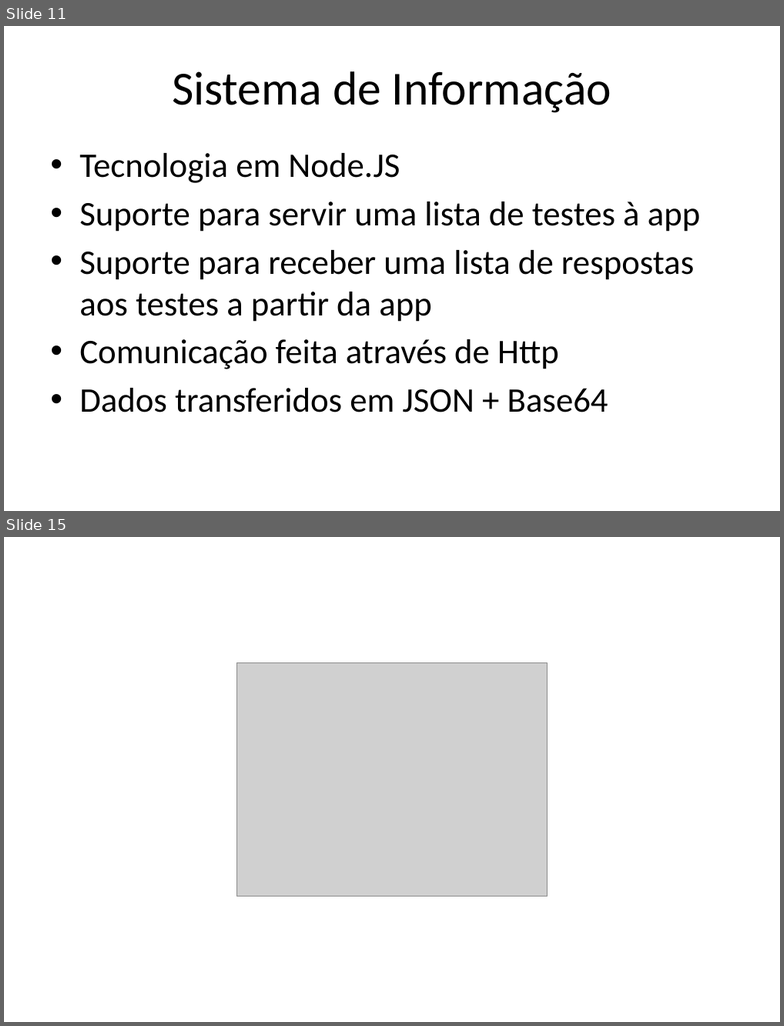
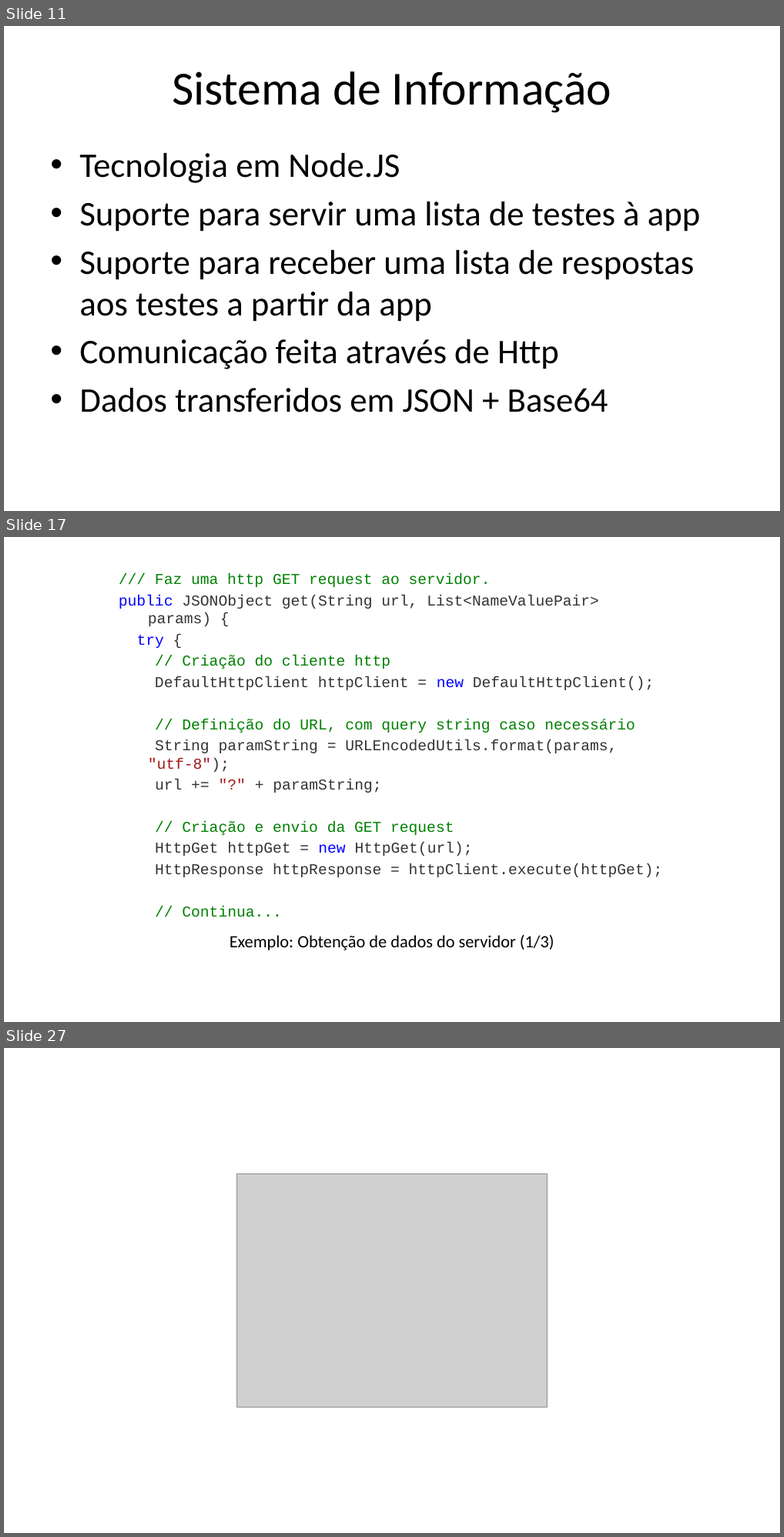
Before and after one commit to iptomar/letrinhas_si, a slide deck: Apresentacoes/v01.pptx. Shown one above the other, each under a label of ours: slides 11 and 15 before the commit, slides 11, 17 and 27 after it; the slides between them are not shown. The pictures are 784x1026 and 784x1537 pixels, drawn with LibreOffice and Linux fonts; fonts in the diff are those of the drawing; grey boxes stand for pictures; background and template pictures are left out. Boxes give left, top, right and bottom in pixels: in the first picture for what was removed or moved away, otherwise in the second. Text is boxed around its words. In the diff, an @@ line names an element or a change of style, - is before the commit and + after.

Commit message:
Adição de exemplos da API Android para parsing de JSON e execução de HTTP requests para o servidor.

```diff
--- a/Apresentacoes/v01.pptx
+++ b/Apresentacoes/v01.pptx
@@ slide 17 added at [4, 537, 780, 1022], background #FFFFFF @@
@@ text added at [119, 574, 663, 877], 14 pt, text #333333 @@
+/// Faz uma http GET request ao servidor.
+public JSONObject get(String url, List<NameValuePair> params) {
+try {
+// Criação do cliente http
+DefaultHttpClient httpClient = new DefaultHttpClient();
+// Definição do URL, com query string caso necessário
+String paramString = URLEncodedUtils.format(params, "utf-8");
+url += "?" + paramString;
+// Criação e envio da GET request
+HttpGet httpGet = new HttpGet(url);
+HttpResponse httpResponse = httpClient.execute(httpGet);
+// Continua...
@@ text added at [230, 935, 555, 950], 16 pt, text #000000 @@
+Exemplo: Obtenção de dados do servidor (1/3)
@@ what was slide 15 is now slide 27 @@
```
Also in this commit, not shown: 3 slides changed, 13 other slides added, 1 slide removed.
